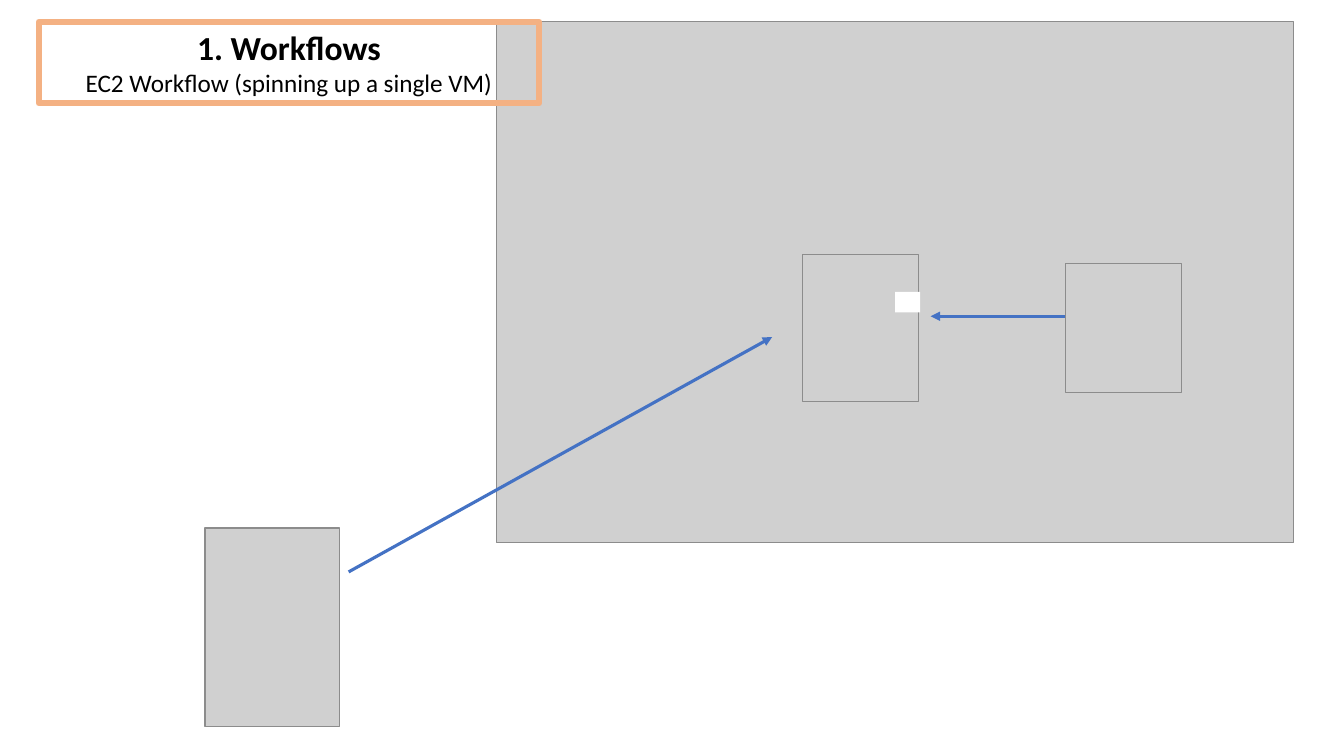
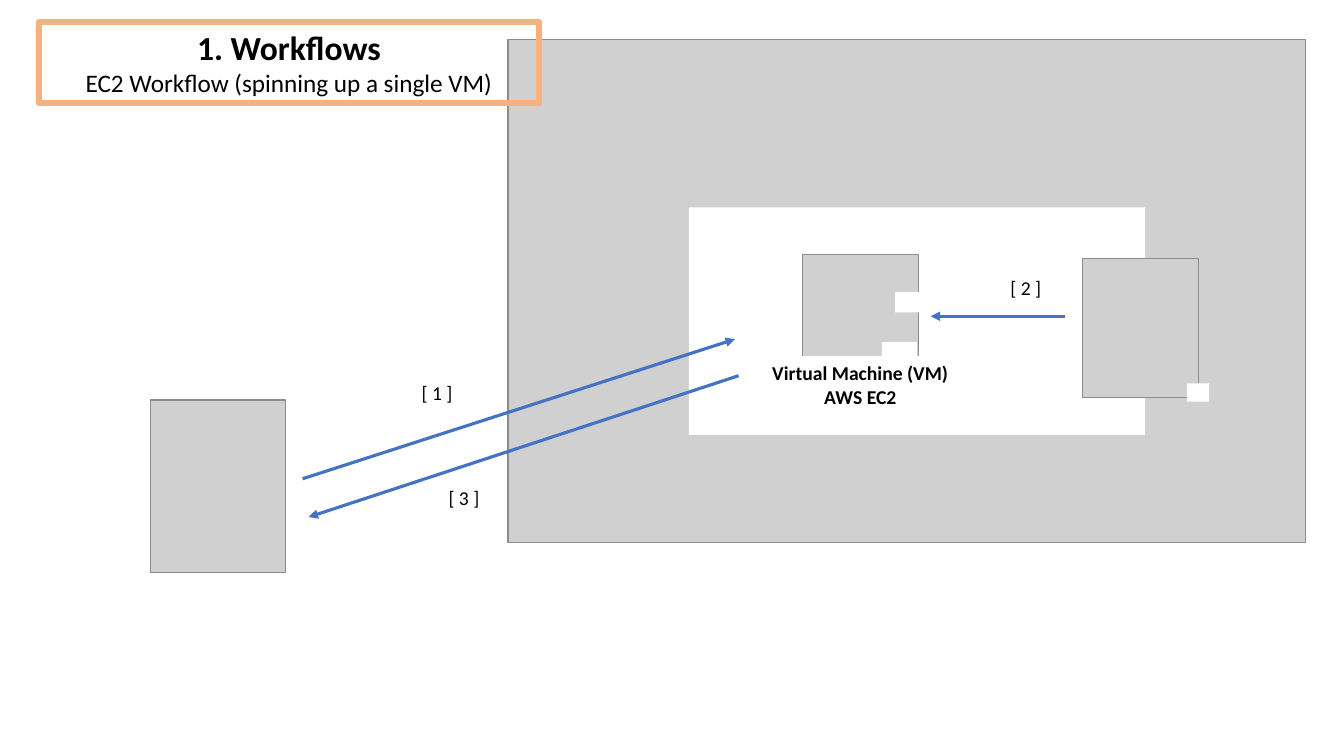
Before and after one commit to DeanHenze/cloud_earthdata, a slide deck: slide 6 of coiled/Coiled_presentation.pptx (slide 5 before the commit). Drawn at 1344x756 pixels with LibreOffice and Linux fonts; fonts in the diff are those of the drawing; grey boxes stand for pictures. Boxes give left, top, right and bottom in pixels: in the first picture for what was removed or moved away, otherwise in the second. Text is boxed around its words. In the diff, an @@ line names an element or a change of style, - is before the commit and + after.

```diff
--- a/coiled/Coiled_presentation.pptx
+++ b/coiled/Coiled_presentation.pptx
@@ picture: place and size @@
-picture at bbox=[497, 22, 1295, 543]
+picture at bbox=[508, 39, 1306, 542]
@@ rectangle added at bbox=[689, 208, 1145, 436], fill #FFFFFF @@
@@ picture: place and size @@
-picture at bbox=[1066, 263, 1183, 392]
+picture at bbox=[1083, 258, 1199, 397]
@@ text added at bbox=[1021, 282, 1031, 295], 14 pt, text #000000 @@
+[ 2 ]
@@ arrow moved from (349, 572) - (772, 337) to (302, 479) - (735, 339) @@
@@ rectangle added at bbox=[882, 342, 918, 368], fill #FFFFFF @@
@@ arrow added from (739, 376) to (309, 517), #4472C4 2.25 pt @@
@@ text added at bbox=[432, 387, 442, 400], 14 pt, text #000000 @@
+[ 1 ]
@@ text added at bbox=[772, 365, 948, 404], 14 pt, text #000000, bold @@
+Virtual Machine (VM)
+AWS EC2
@@ rectangle added at bbox=[1187, 383, 1209, 401], fill #FFFFFF @@
@@ picture: place and size @@
-picture at bbox=[205, 528, 339, 727]
+picture at bbox=[151, 400, 285, 573]
@@ text added at bbox=[459, 492, 469, 505], 14 pt, text #000000 @@
+[ 3 ]
```
Also in this commit, not shown: 20 other slides changed, 7 slides added, 9 slides removed, 3 other files.
